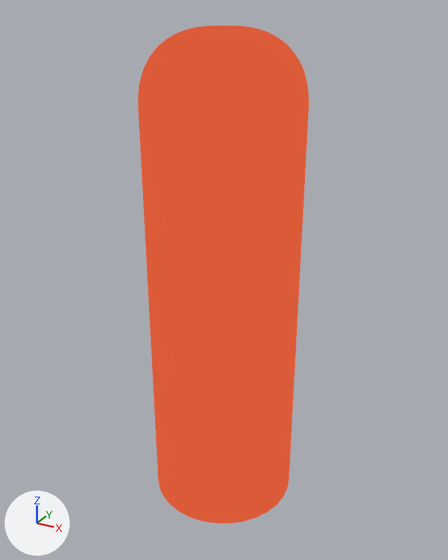
The Blender file examples/assets/blender_models/player.blend: old version first, new version second.
Camera for both pictures: a 50 mm camera at (1.56, -2.67, 2.67) aimed at (0.07, 0.02, 1.33). The lights are fixed; the arrows at lower left show +X, +Y and +Z. The same objects are shown in both versions, whatever each file hides.

Script lines for the objects in view, before the commit:
```python
me_enemy = bpy.data.meshes.new('enemy')
me_enemy.from_pydata(...)  # 800 vertices, 770 faces; spans x -0.32..0.49, y -0.4..0.4, z 0.02..2.6
me_enemy.materials.append(mat_material)
ob_enemy = bpy.data.objects.new('enemy', me_enemy)
ob_enemy.location = (0.0, 0.0, 0.0)
```
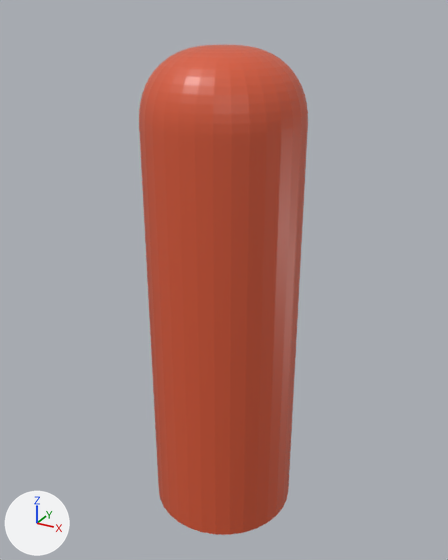
What differs and where, as boxes (x1, y1, x2, y2) in the pictures (448 x 560 px):
'enemy', recoloured, moved (orange to red): before (138, 26, 309, 523); after (139, 45, 308, 535)

The change, as a diff of the scene's bpy script:
```diff
--- a/examples/assets/blender_models/player.blend.py
+++ b/examples/assets/blender_models/player.blend.py
@@ me_enemy @@
 me_enemy.from_pydata(...)  # 800 vertices, 770 faces; spans x -0.32..0.49, y -0.4..0.4, z 0.02..2.6
-me_enemy.materials.append(mat_material)
+me_enemy.materials.append(mat_material_001)  # picture img_low_poly_png
@@ ob_enemy @@
 ob_enemy = bpy.data.objects.new('enemy', me_enemy)
-ob_enemy.location = (0.0, 0.0, 0.0)
+ob_enemy.location = (0.0, 0.0, -0.083)
```
